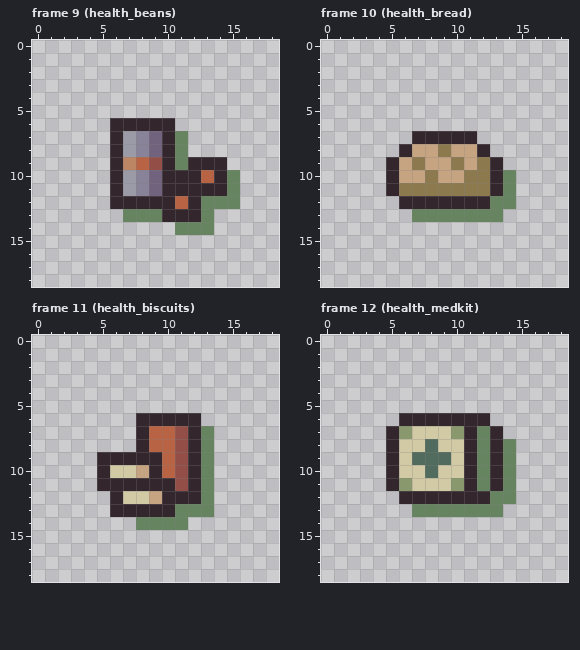
Edited in one commit: pixel-art file (dev/tokens.aseprite). That is the earlier state.
19x19 pixels, 25 frames. Shown: frame 9 (health_beans), frame 10 (health_bread), frame 11 (health_biscuits), frame 12 (health_medkit). The commit also changed other frames, which this record leaves out.
Now the later version:
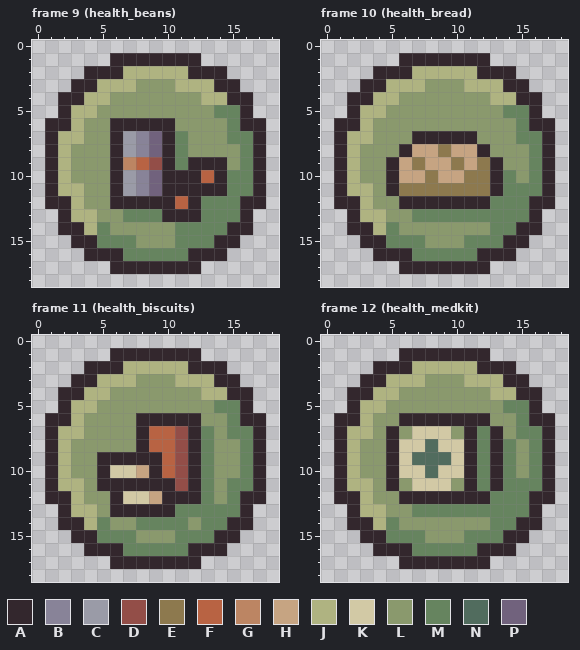
Palette (. is transparent): A #33272d  B #888398  C #9a9ba7  D #934e48  E #8d794e  F #b86343  G #bc8563  H #c6a482  J #afb381  K #d2c9a5  L #8a996d  M #66845f  N #516c5e  P #71627d
Diff:
Changed rows in their new state; - is an unchanged pixel.
Frame 9 (health_beans):
first column x 1:
 1 -----AAAAAAA-----
 2 ---AAAJJJJJAAA---
 3 --AAJJJLLLJJJAA--
 4 -AAJJLLLLLLLJJAA-
 5 -AJJLLLLLLLLLMMA-
 6 AAJLL-----LLLLMAA
 7 AJJLL------LLLMMA
 8 AJLLL------LLLLMA
 9 AJLLL---------LMA
10 AJLLL----------MA
11 AJJLL----------MA
12 AAJLL----------AA
13 -AJJLL-------MMA-
14 -AAJMLLLLL---MAA-
15 --AAMMMLLLMMMAA--
16 ---AAAMMMMMAAA---
17 -----AAAAAAA-----
Frame 10 (health_bread):
first column x 1:
 1 -----AAAAAAA-----
 2 ---AAAJJJJJAAA---
 3 --AAJJJLLLJJJAA--
 4 -AAJJLLLLLLLJJAA-
 5 -AJJLLLLLLLLLMMA-
 6 AAJLLLLLLLLLLLMAA
 7 AJJLLL-----LLLMMA
 8 AJLLL-------LLLMA
 9 AJLL---------LLMA
10 AJLL----------LMA
11 AJJL----------MMA
12 AAJLL---------MAA
13 -AJJLL-------MMA-
14 -AAJMLLLLLLLMMAA-
15 --AAMMMLLLMMMAA--
16 ---AAAMMMMMAAA---
17 -----AAAAAAA-----
Frame 11 (health_biscuits):
first column x 1:
 1 -----AAAAAAA-----
 2 ---AAAJJJJJAAA---
 3 --AAJJJLLLJJJAA--
 4 -AAJJLLLLLLLJJAA-
 5 -AJJLLLLLLLLLMMA-
 6 AAJLLLL-----LLMAA
 7 AJJLLLL------LMMA
 8 AJLLLLL------LLMA
 9 AJLL---------LLMA
10 AJLL---------LLMA
11 AJJL---------LMMA
12 AAJLL--------LMAA
13 -AJJL--------MMA-
14 -AAJMLL----LMMAA-
15 --AAMMMLLLMMMAA--
16 ---AAAMMMMMAAA---
17 -----AAAAAAA-----
Frame 12 (health_medkit):
first column x 1:
 1 -----AAAAAAA-----
 2 ---AAAJJJJJAAA---
 3 --AAJJJLLLJJJAA--
 4 -AAJJLLLLLLLJJAA-
 5 -AJJLLLLLLLLLMMA-
 6 AAJLL-------LLMAA
 7 AJJL---------LMMA
 8 AJLL----------LMA
 9 AJLL----------LMA
10 AJLL----------LMA
11 AJJL----------MMA
12 AAJLL---------MAA
13 -AJJLL-------MMA-
14 -AAJMLLLLLLLMMAA-
15 --AAMMMLLLMMMAA--
16 ---AAAMMMMMAAA---
17 -----AAAAAAA-----
Boxes around the changes in both pictures, in picture pixels (x1, y1, x2, y2):
added: (45, 53, 266, 274)
added: (334, 53, 555, 274)
added: (45, 348, 266, 569)
added: (334, 348, 555, 569)
